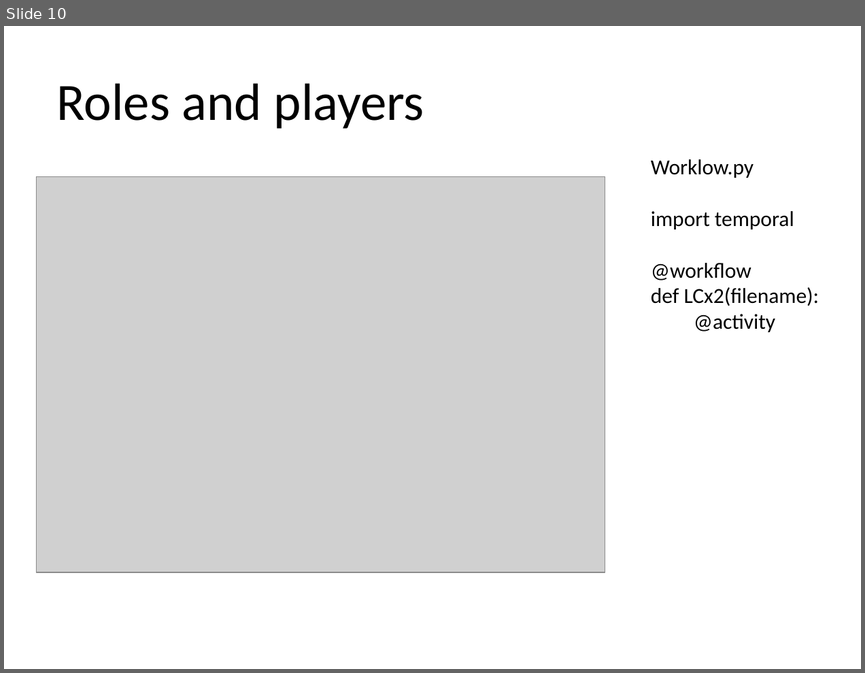
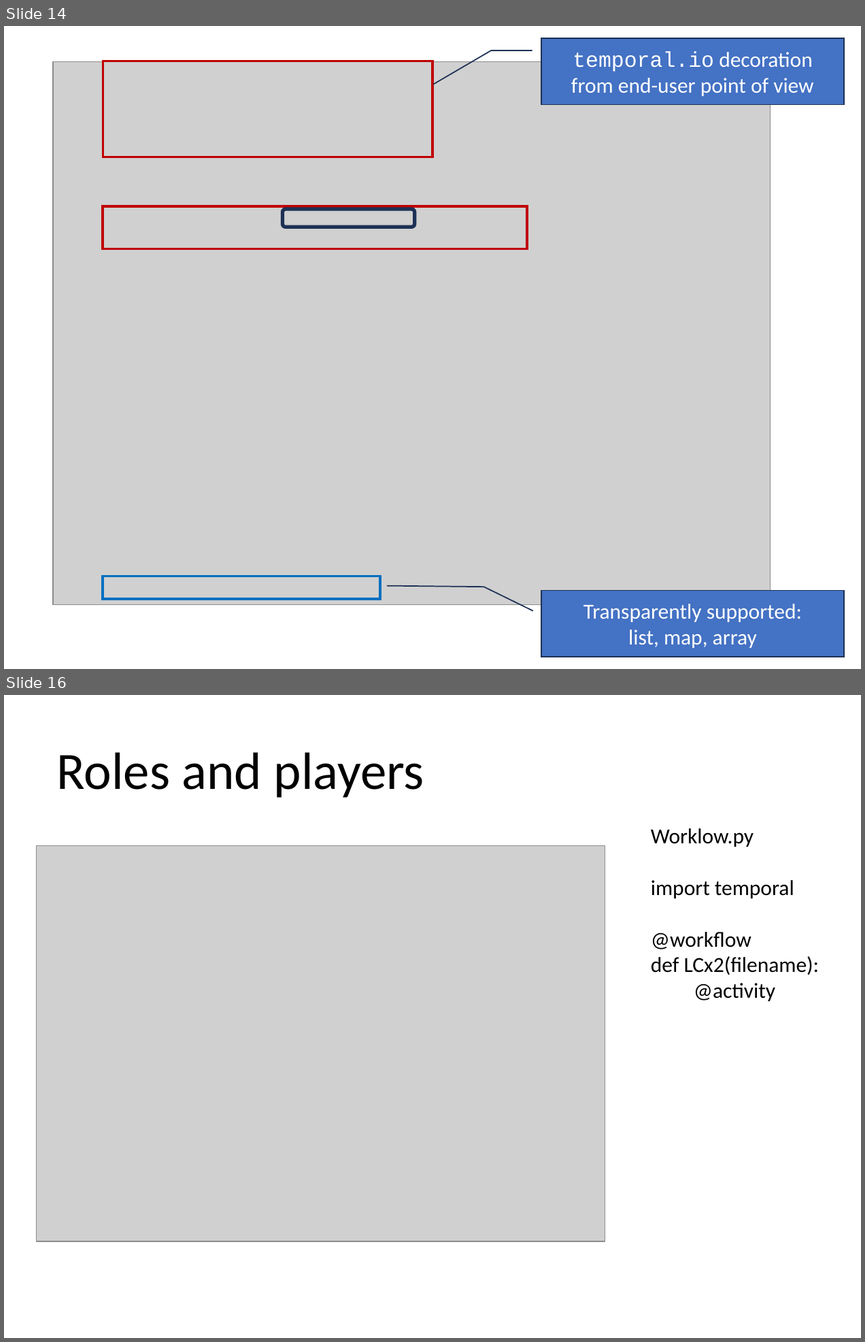
Before and after one commit to zconsult/am_temporal, a slide deck: Temporal.pptx. Shown one above the other, each under a label of ours: slide 10 before the commit, slides 14 and 16 after it; the slides between them are not shown. The pictures are 865x673 and 865x1342 pixels, drawn with LibreOffice and Linux fonts; fonts in the diff are those of the drawing; grey boxes stand for pictures. Boxes give left, top, right and bottom in pixels: in the first picture for what was removed or moved away, otherwise in the second. Text is boxed around its words. In the diff, an @@ line names an element or a change of style, - is before the commit and + after.

```diff
--- a/Temporal.pptx
+++ b/Temporal.pptx
@@ slide 14 added at (4, 26, 861, 669), background #FFFFFF @@
@@ border callout added at (541, 38, 844, 104), fill #4472C4, outline #1E3256 1 pt, 18 pt, text #FFFFFF @@
+temporal.io decoration from end-user point of view
@@ picture added at (53, 62, 770, 604) @@
@@ rectangle added at (103, 61, 432, 157), outline #C00000 2 pt @@
@@ rectangle added at (103, 206, 527, 249), outline #C00000 2 pt @@
@@ rounded rectangle added at (283, 210, 415, 227), outline #1E3256 3 pt @@
@@ rectangle added at (103, 576, 379, 599), outline #0070C0 2 pt @@
@@ border callout added at (541, 590, 844, 656), fill #4472C4, outline #1E3256 1 pt, 18 pt, text #FFFFFF @@
+Transparently supported:
+list, map, array
@@ what was slide 10 is now slide 16 @@
```
Also in this commit, not shown: 8 slides changed, 5 other slides added, 1 slide removed.
